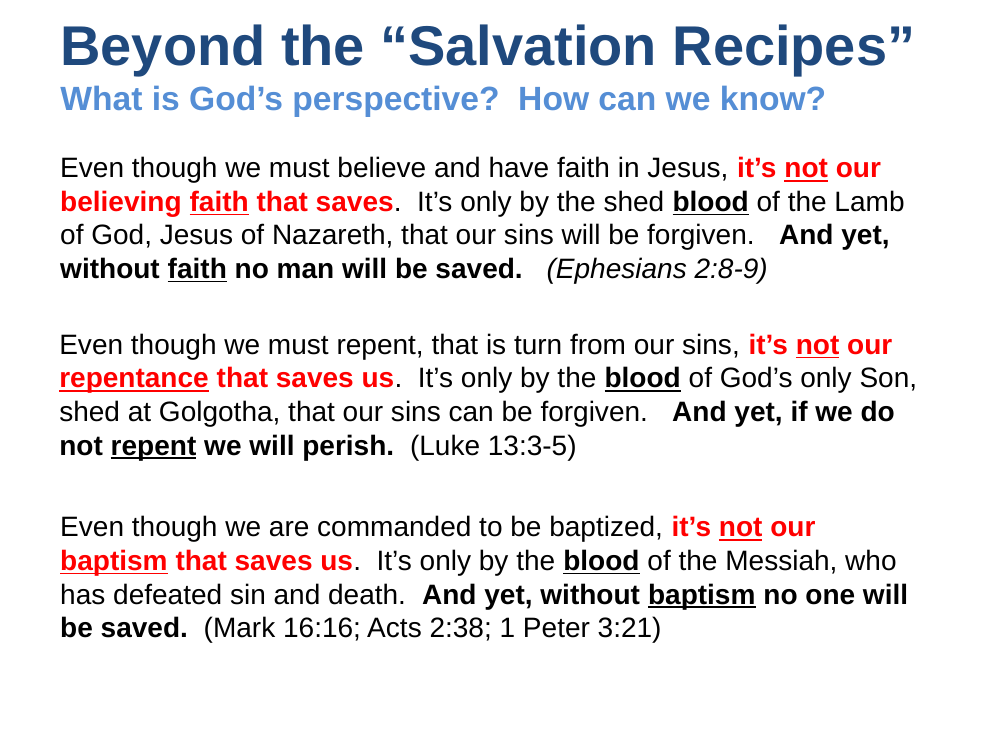
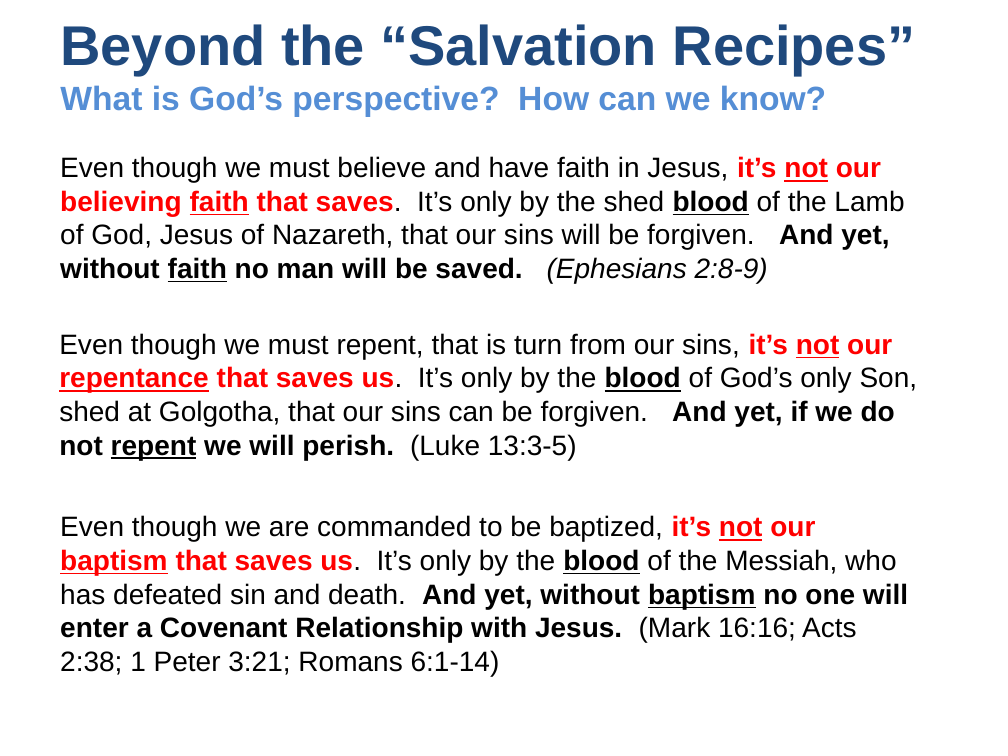
Before and after one commit to UsefulEngines/EvangelismPublic, a slide deck: slide 6 of 2025-Q3/Devotionals/2025-09-17-Salvation.pptx (slide 5 before the commit). Drawn at 1008x756 pixels with LibreOffice and Linux fonts; fonts in the diff are those of the drawing. Boxes give left, top, right and bottom in pixels: in the first picture for what was removed or moved away, otherwise in the second. Text is boxed around its words. In the diff, an @@ line names an element or a change of style, - is before the commit and + after.

```diff
--- a/2025-Q3/Devotionals/2025-09-17-Salvation.pptx
+++ b/2025-Q3/Devotionals/2025-09-17-Salvation.pptx
@@ text at (x1=60, y1=515, x2=908, y2=676): text changed @@
-Even though we are commanded to be baptized, it’s not our baptism that saves us. It’s only by the blood of the Messiah, who has defeated sin and death. And yet, without baptism no one will be saved. (Mark 16:16; Acts 2:38; 1 Peter 3:21)
+Even though we are commanded to be baptized, it’s not our baptism that saves us. It’s only by the blood of the Messiah, who has defeated sin and death. And yet, without baptism no one will enter a Covenant Relationship with Jesus. (Mark 16:16; Acts 2:38; 1 Peter 3:21; Romans 6:1-14)
```
Also in this commit, not shown: 3 other slides changed, 1 slide added, 4 other files.
